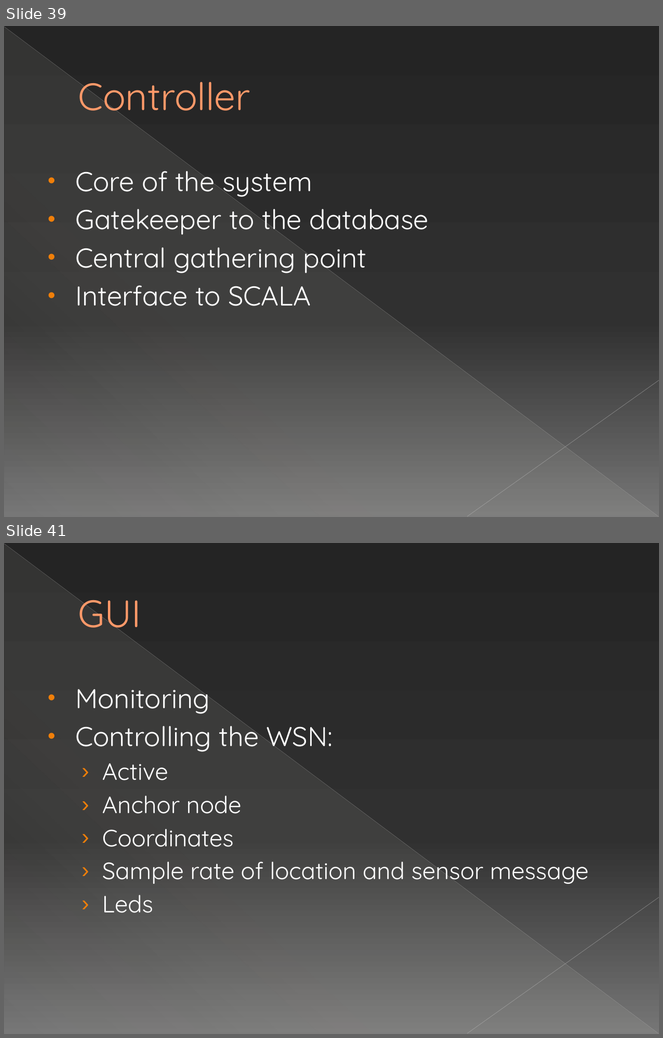
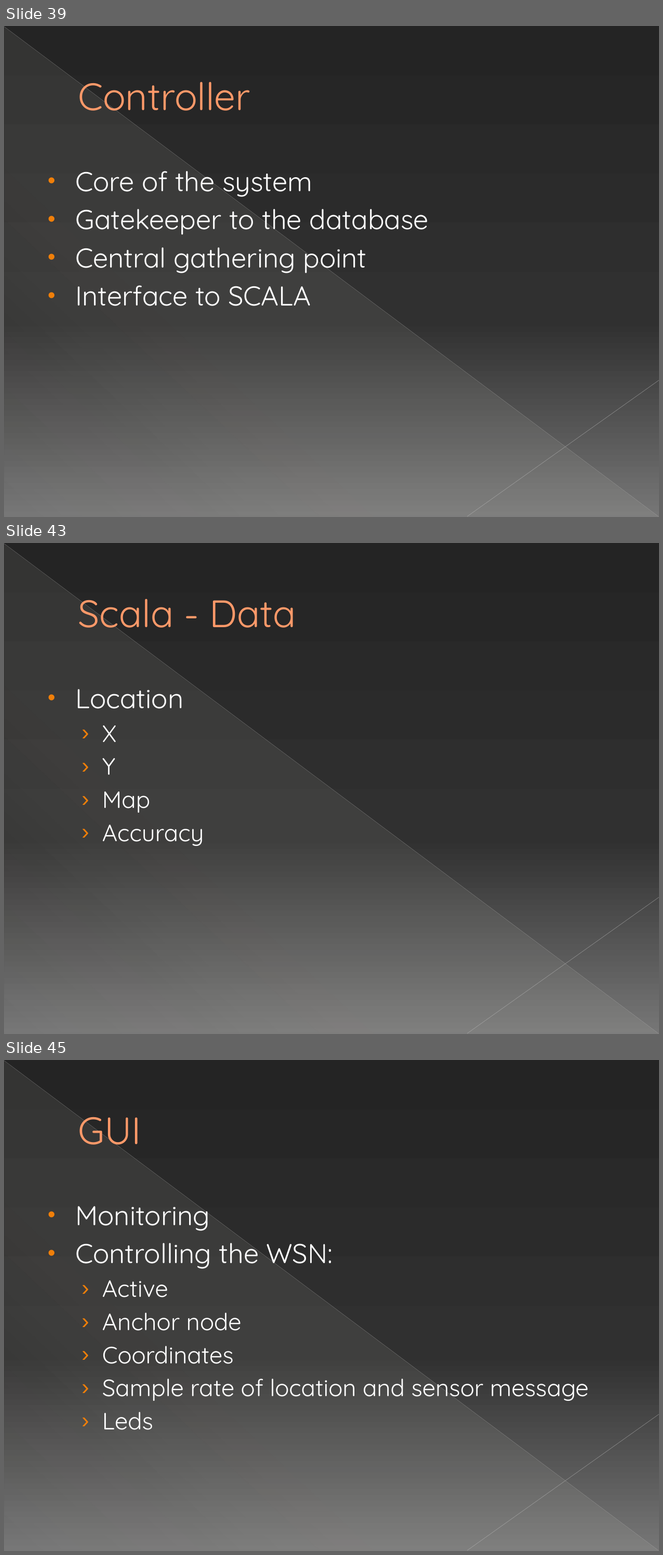
Before and after one commit to michelecorrea3/wsnlocalizationscala, a slide deck: Resources/WSN localization with Senseless framework.pptx. Shown one above the other, each under a label of ours: slides 39 and 41 before the commit, slides 39, 43 and 45 after it; the slides between them are not shown. The pictures are 663x1038 and 663x1555 pixels, drawn with LibreOffice and Linux fonts; fonts in the diff are those of the drawing. Boxes give left, top, right and bottom in pixels: in the first picture for what was removed or moved away, otherwise in the second. Text is boxed around its words. In the diff, an @@ line names an element or a change of style, - is before the commit and + after.

```diff
--- a/Resources/WSN localization with Senseless framework.pptx
+++ b/Resources/WSN localization with Senseless framework.pptx
@@ slide 43 added at (4, 543, 659, 1034), background gradient #242424 to #303030 to #767676; not listed: 3 template elements that a slide beside it also shows @@
@@ title added at (78, 599, 296, 637), 42 pt, text #FF9B6A @@
+Scala - Data
@@ text added at (75, 689, 204, 846), 26 pt, text #FFFFFF @@
+• Location
+  › X
+  › Y
+  › Map
+  › Accuracy
@@ what was slide 41 is now slide 45 @@
```
Also in this commit, not shown: 4 other slides added, 1 slide removed.
